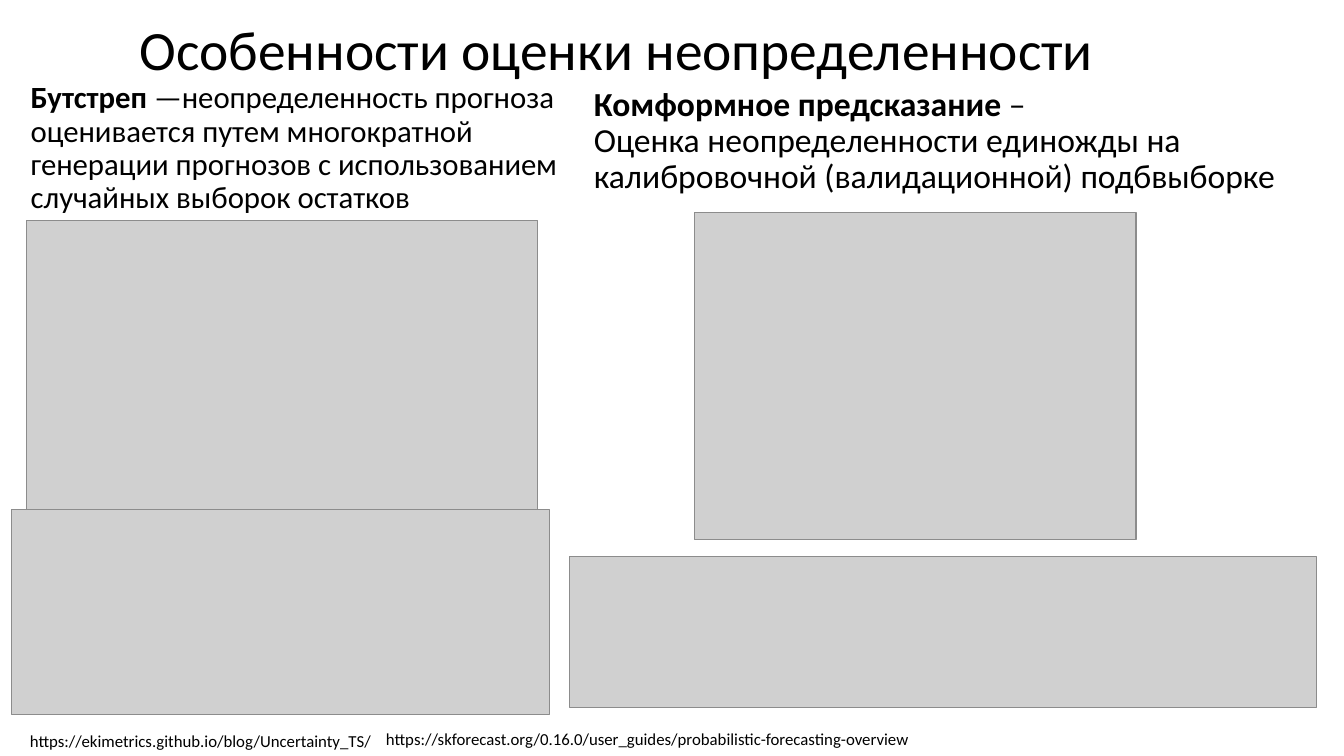
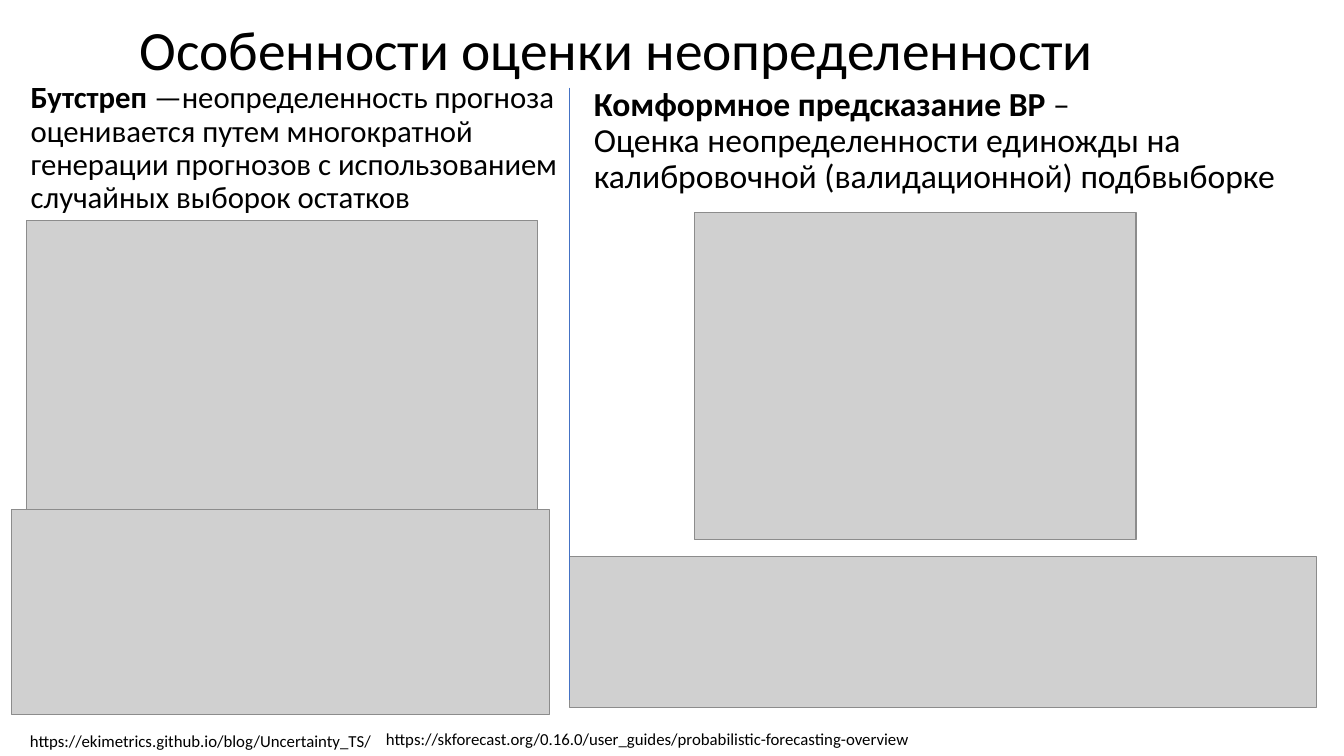
Before and after one commit to MVRonkin/TimeSeriesCourse, a slide deck: slide 18 of 2026/LEC/05-2 Оценка надежности предсказаний ВР.pptx (slide 17 before the commit). Drawn at 1344x756 pixels with LibreOffice and Linux fonts; fonts in the diff are those of the drawing; grey boxes stand for pictures. Boxes give left, top, right and bottom in pixels: in the first picture for what was removed or moved away, otherwise in the second. Text is boxed around its words. In the diff, an @@ line names an element or a change of style, - is before the commit and + after.

```diff
--- a/2026/LEC/05-2 Оценка надежности предсказаний ВР.pptx
+++ b/2026/LEC/05-2 Оценка надежности предсказаний ВР.pptx
@@ line added from (570, 88) to (570, 700), #4472C4 0.5 pt @@
@@ text at <box>594,93,1275,194</box>: text changed @@
-Комформное предсказание –
-Оценка неопределенности единожды на калибровочной (валидационной) подбвыборке
+Комформное предсказание ВР –
+Оценка неопределенности единожды на калибровочной (валидационной) подбвыборке
```
Also in this commit, not shown: 6 other slides changed, 2 slides added, 1 slide removed, 1 other file.
